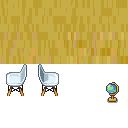
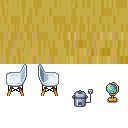
The second 128px x 128px image is a revision of the first. Changes to its layers:
painted on "tileset_hs18.png" over (72, 89, 93, 107)
